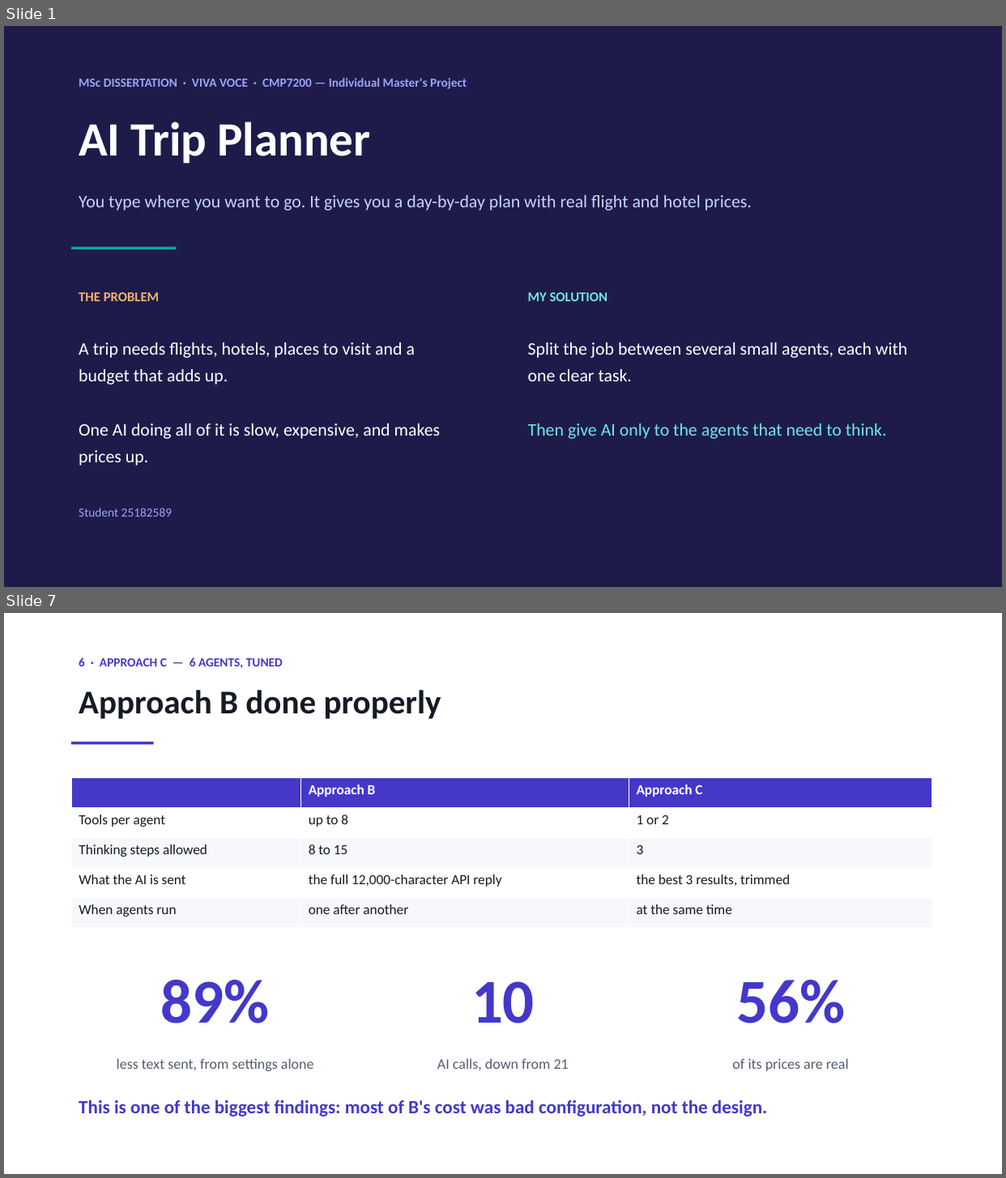
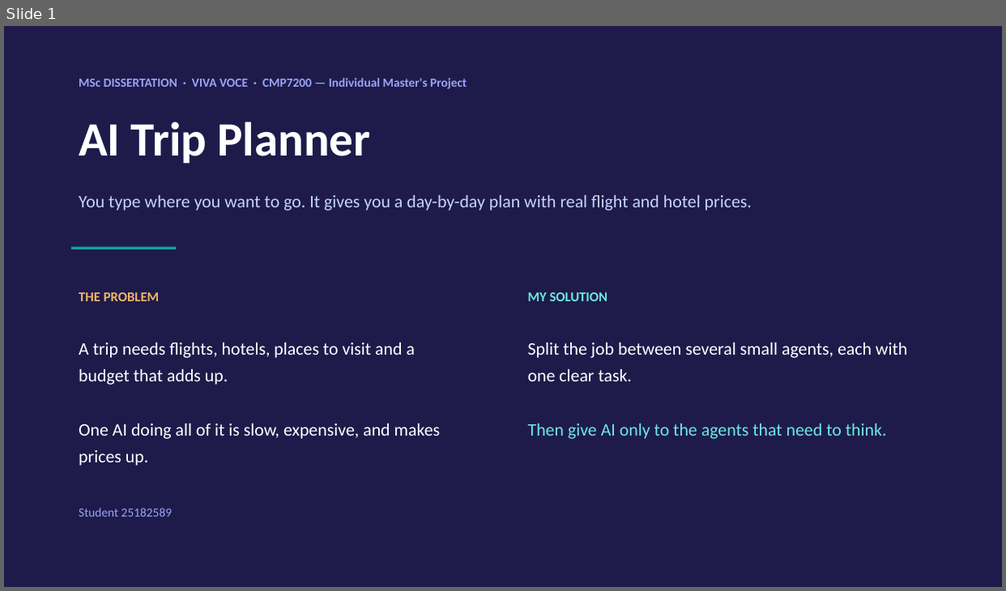
Before and after one commit to sherali143/Trip-Planner, a slide deck: submission/CMP7200_Viva_Presentation.pptx. Shown one above the other, each under a label of ours: slides 1 and 7 before the commit, slide 1 after it; the slides between them are not shown. The pictures are 1006x1178 and 1006x591 pixels, drawn with LibreOffice and Linux fonts; fonts in the diff are those of the drawing. Boxes give left, top, right and bottom in pixels: in the first picture for what was removed or moved away, otherwise in the second. Text is boxed around its words. In the diff, an @@ line names an element or a change of style, - is before the commit and + after.

Commit message:
Nine slides: one approach per slide, with its tools named
The deck now goes problem and solution, the six agents, then Approach A, B,
C and D one per slide. Each approach slide lists that approach's agents with
how many tools it holds and the tool names, so the tool inventory is read
off the slide rather than remembered.

Approach D's table now says 0 tools, which is what the measured arm builds -
its coordinator is created with tools=[]. The four helper tools the web app
leaves on the coordinator are noted in small type rather than counted, and
the comparison row is relabelled "tools given to agents" to match.

Dropped the eight-jobs, four-ways and tool-server slides, and the flow
diagrams that went with them, so the per-approach detail has room.

```diff
--- a/submission/CMP7200_Viva_Presentation.pptx
+++ b/submission/CMP7200_Viva_Presentation.pptx
@@ slide 7 removed at bbox=[4, 613, 1002, 1174], background #FFFFFF @@
@@ text removed at bbox=[79, 658, 283, 668] @@
-6 · APPROACH C — 6 AGENTS, TUNED
@@ text removed at bbox=[79, 690, 441, 719] @@
-Approach B done properly
@@ rectangle removed at bbox=[71, 742, 154, 745] @@
@@ table removed at bbox=[71, 777, 932, 927], 5 rows, 3 columns @@
- | Approach B | Approach C
-Tools per agent | up to 8 | 1 or 2
-Thinking steps allowed | 8 to 15 | 3
-What the AI is sent | the full 12,000-character API reply | the best 3 results, trimmed
-When agents run | one after another | at the same time
@@ text removed at bbox=[161, 980, 270, 1024] @@
-89%
@@ text removed at bbox=[471, 982, 535, 1024] @@
-10
@@ text removed at bbox=[736, 980, 845, 1024] @@
-56%
@@ text removed at bbox=[117, 1059, 314, 1071] @@
-less text sent, from settings alone
@@ text removed at bbox=[437, 1059, 569, 1071] @@
-AI calls, down from 21
@@ text removed at bbox=[732, 1059, 849, 1071] @@
-of its prices are real
@@ text removed at bbox=[79, 1100, 767, 1117] @@
-This is one of the biggest findings: most of B's cost was bad configuration, not the design.
```
Also in this commit, not shown: 4 slides changed, 4 slides added, 6 other slides removed, 1 other file.
